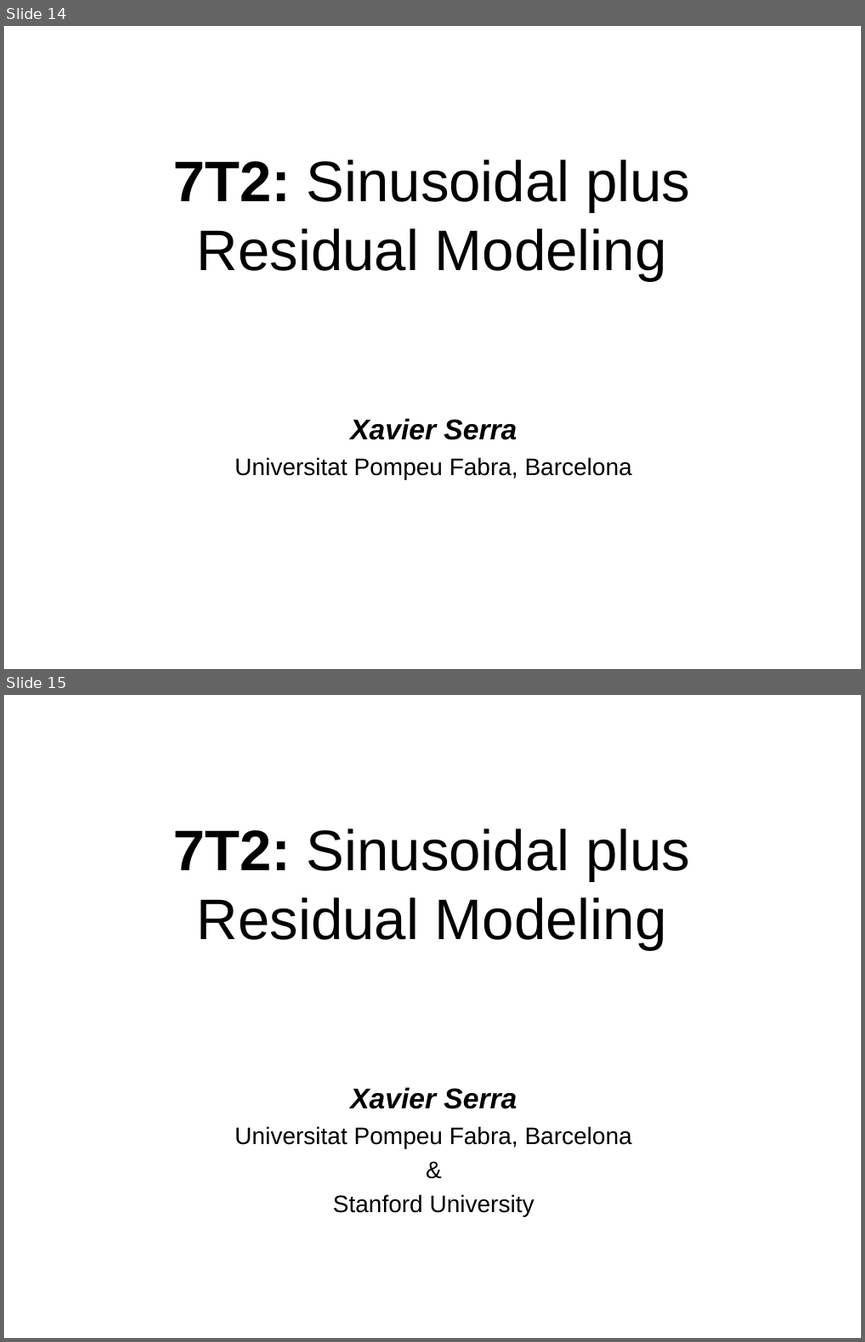
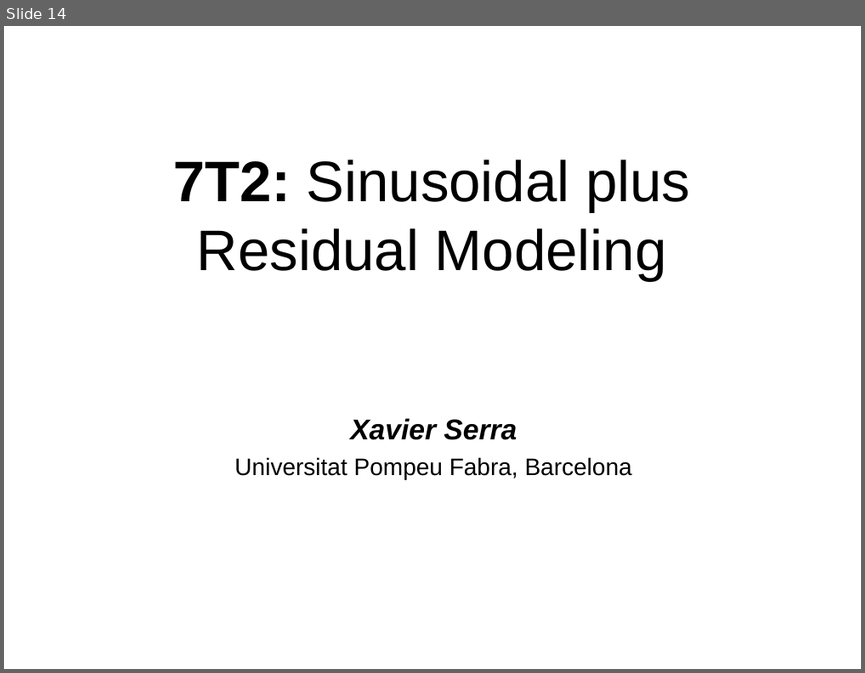
Before and after one commit to MTG/sms-tools, a slide deck: lectures/07-Sinusoidal-plus-residual-model/7T2-Sinusoidal-plus-residual-modeling.odp. Shown one above the other, each under a label of ours: slides 14 and 15 before the commit, slide 14 after it. The pictures are 865x1342 and 865x673 pixels, drawn with LibreOffice and Linux fonts; fonts in the diff are those of the drawing. Boxes give left, top, right and bottom in pixels: in the first picture for what was removed or moved away, otherwise in the second. Text is boxed around its words. In the diff, an @@ line names an element or a change of style, - is before the commit and + after.

```diff
--- a/lectures/07-Sinusoidal-plus-residual-model/7T2-Sinusoidal-plus-residual-modeling.odp
+++ b/lectures/07-Sinusoidal-plus-residual-model/7T2-Sinusoidal-plus-residual-modeling.odp
@@ slide 15 removed at (4, 695, 861, 1338), background #FFFFFF @@
@@ title removed at (173, 828, 690, 949) @@
-7T2: Sinusoidal plus Residual Modeling
@@ text removed at (234, 1087, 632, 1216) @@
-Xavier Serra
-Universitat Pompeu Fabra, Barcelona
-&
-Stanford University
```
Also in this commit, not shown: 1 slide changed.
